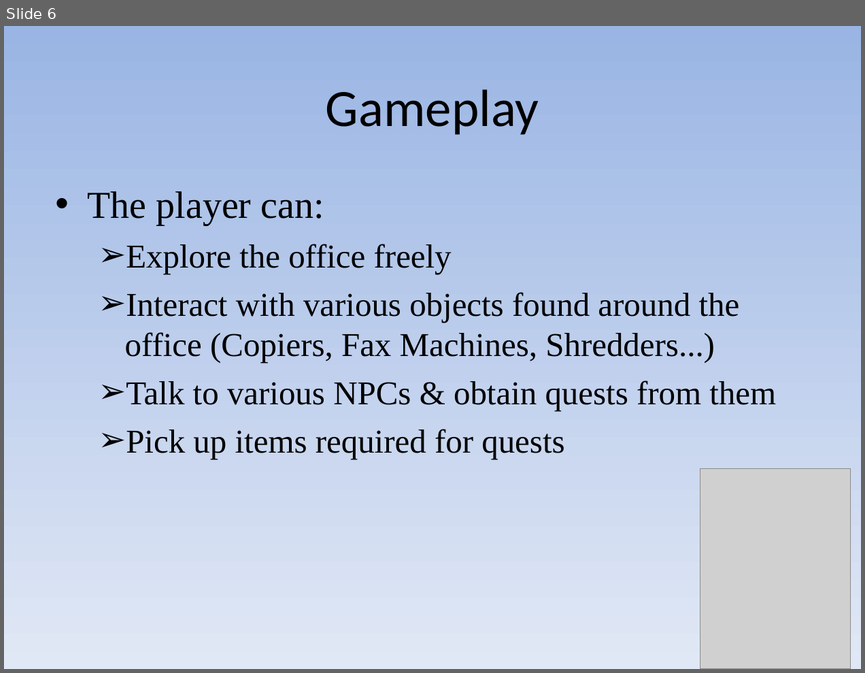
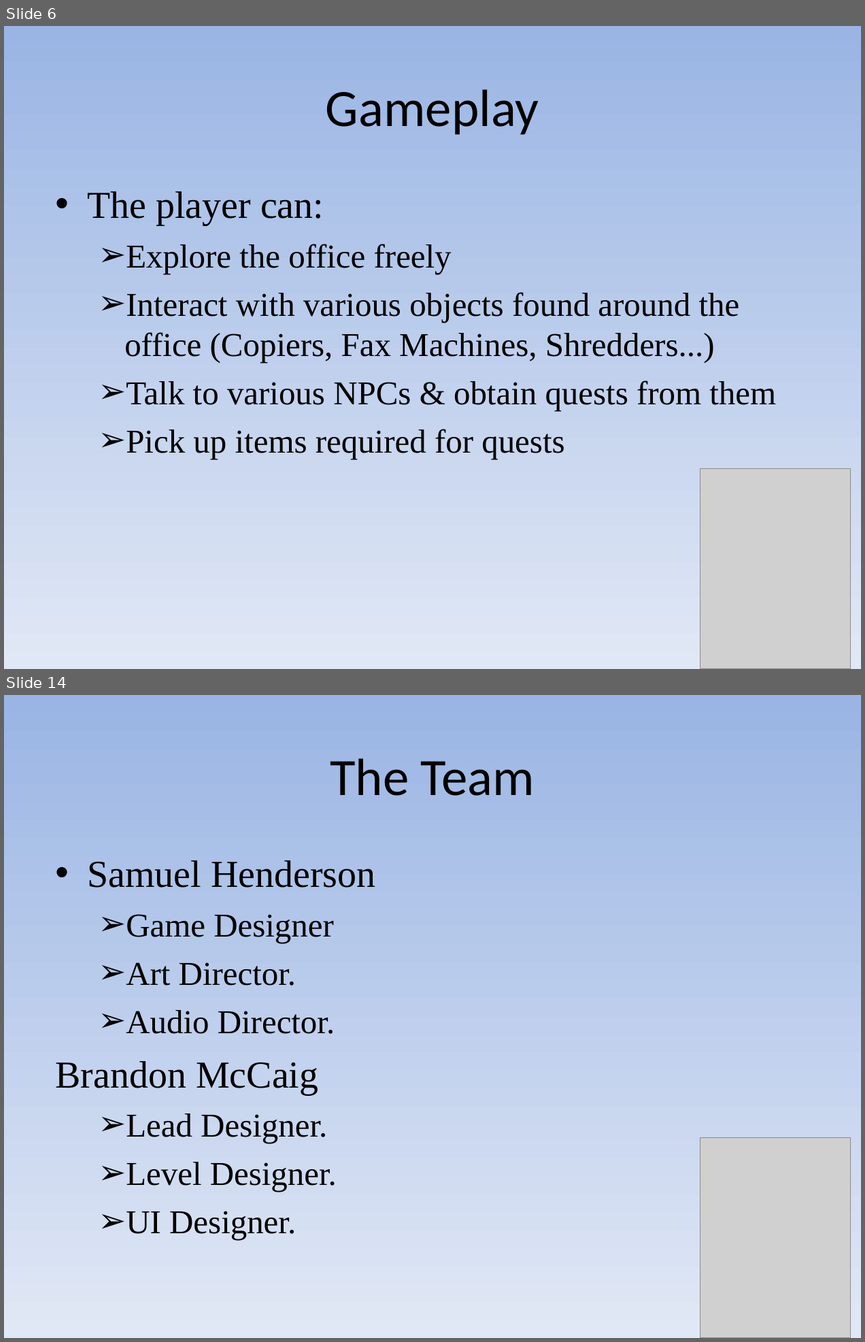
Before and after one commit to w016869e/intern-quest, a slide deck: docs/proposal_show.pps. Shown one above the other, each under a label of ours: slide 6 before the commit, slides 6 and 14 after it; the slides between them are not shown. The pictures are 865x673 and 865x1342 pixels, drawn with LibreOffice and Linux fonts; fonts in the diff are those of the drawing; grey boxes stand for pictures. Boxes give left, top, right and bottom in pixels: in the first picture for what was removed or moved away, otherwise in the second. Text is boxed around its words. In the diff, an @@ line names an element or a change of style, - is before the commit and + after.

```diff
--- a/docs/proposal_show.pps
+++ b/docs/proposal_show.pps
@@ slide 14 added at [4,695,861,1338], background gradient #9AB5E4 to #E1E8F5 @@
@@ text added at [330,758,534,796], 44 pt, text #000000 @@
+The Team
@@ text added at [55,860,376,1240], 28 pt, text #000000 @@
+• Samuel Henderson
+  ➢ Game Designer
+  ➢ Art Director.
+  ➢ Audio Director.
+Brandon McCaig
+  ➢ Lead Designer.
+  ➢ Level Designer.
+  ➢ UI Designer.
@@ picture added at [700,1137,851,1338] @@
```
Also in this commit, not shown: 4 other slides changed, 8 other slides added.
